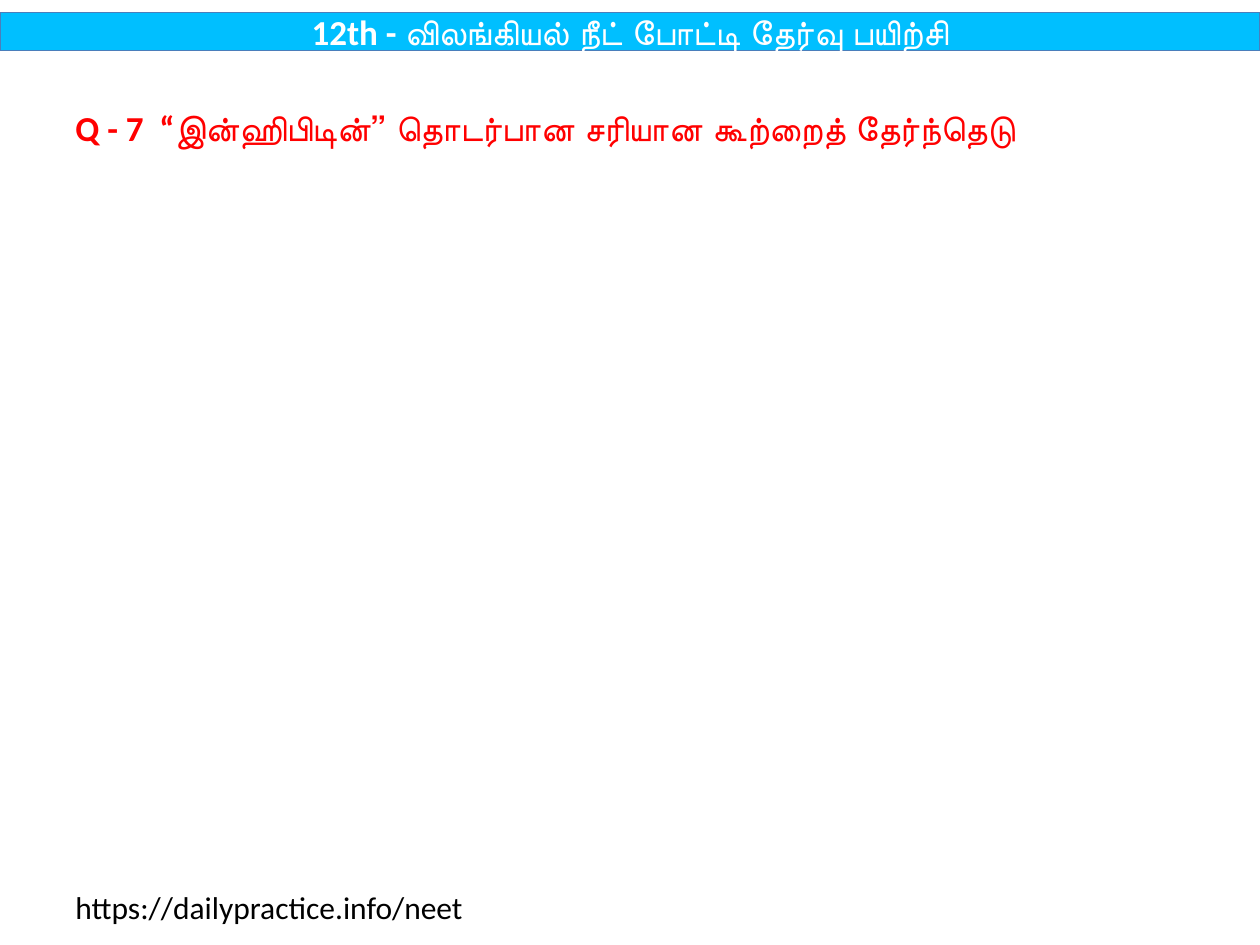
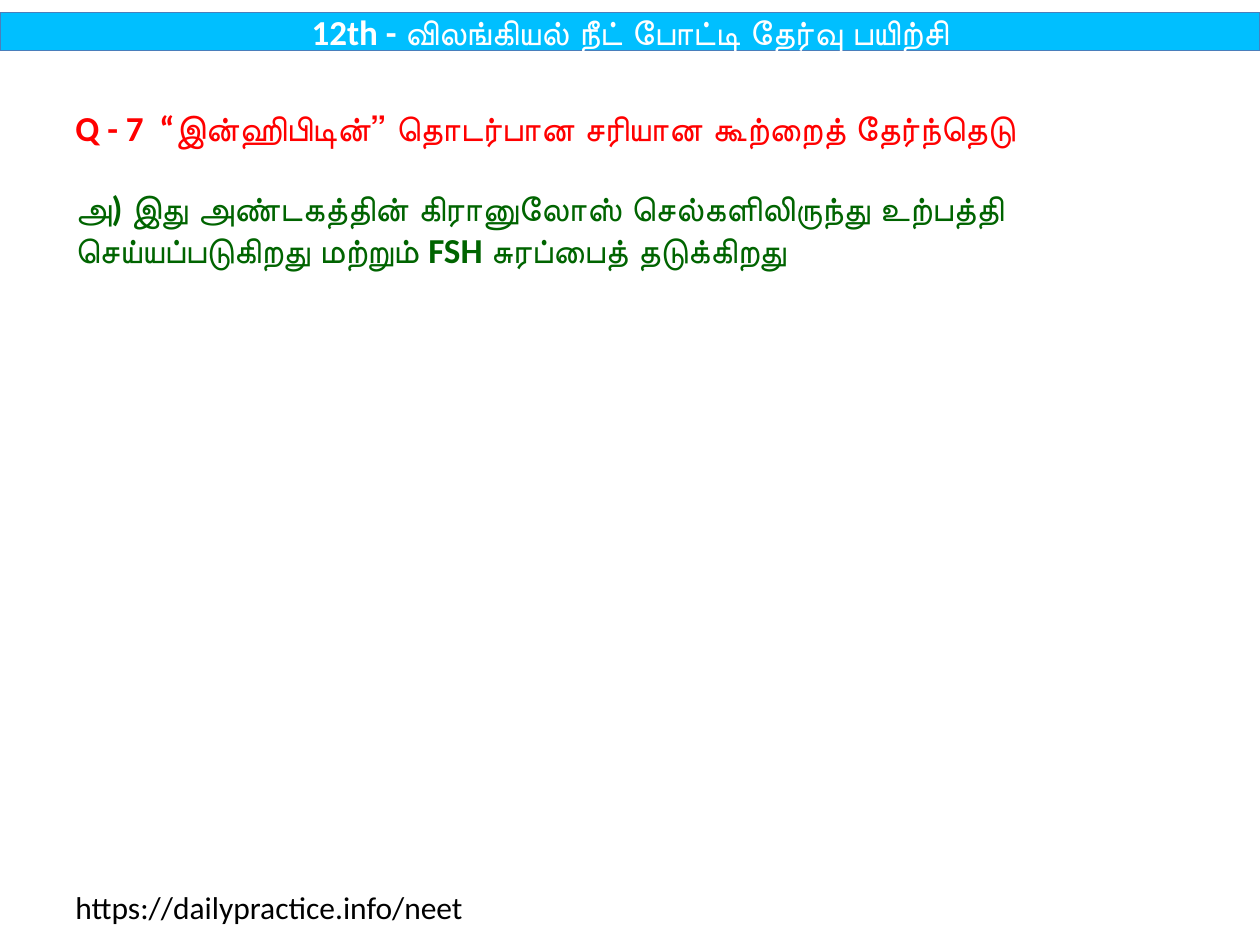
Before and after one commit to tvmani/tvmani.github.io, a slide deck: slide 15 of tamil_biology/12th_Bio_Zoology_Tamil.pptx. Drawn at 1260x945 pixels with LibreOffice and Linux fonts; fonts in the diff are those of the drawing. Boxes give left, top, right and bottom in pixels: in the first picture for what was removed or moved away, otherwise in the second. Text is boxed around its words. In the diff, an @@ line names an element or a change of style, - is before the commit and + after.

```diff
--- a/tamil_biology/12th_Bio_Zoology_Tamil.pptx
+++ b/tamil_biology/12th_Bio_Zoology_Tamil.pptx
@@ text at <box>75,195,1004,272</box>: paragraph added @@
+அ) இது அண்டகத்தின் கிரானுலோஸ் செல்களிலிருந்து உற்பத்தி செய்யப்படுகிறது மற்றும் FSH சுரப்பைத் தடுக்கிறது
```
Also in this commit, not shown: 100 other slides changed, 7 other files.
